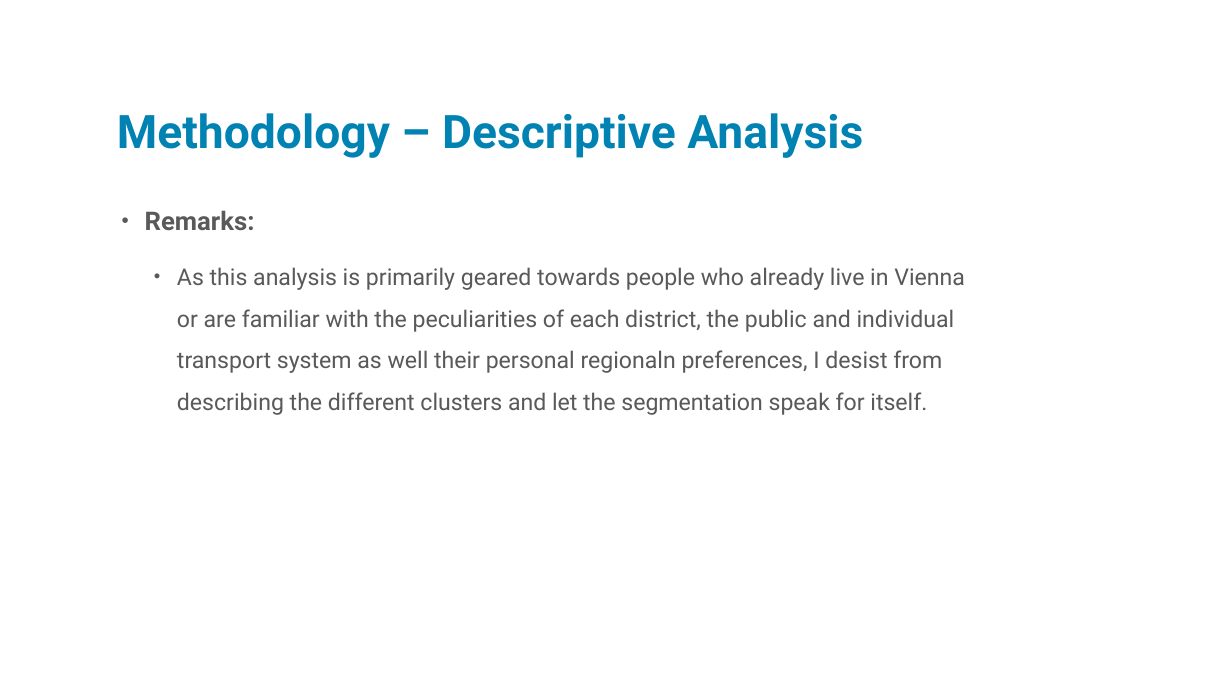
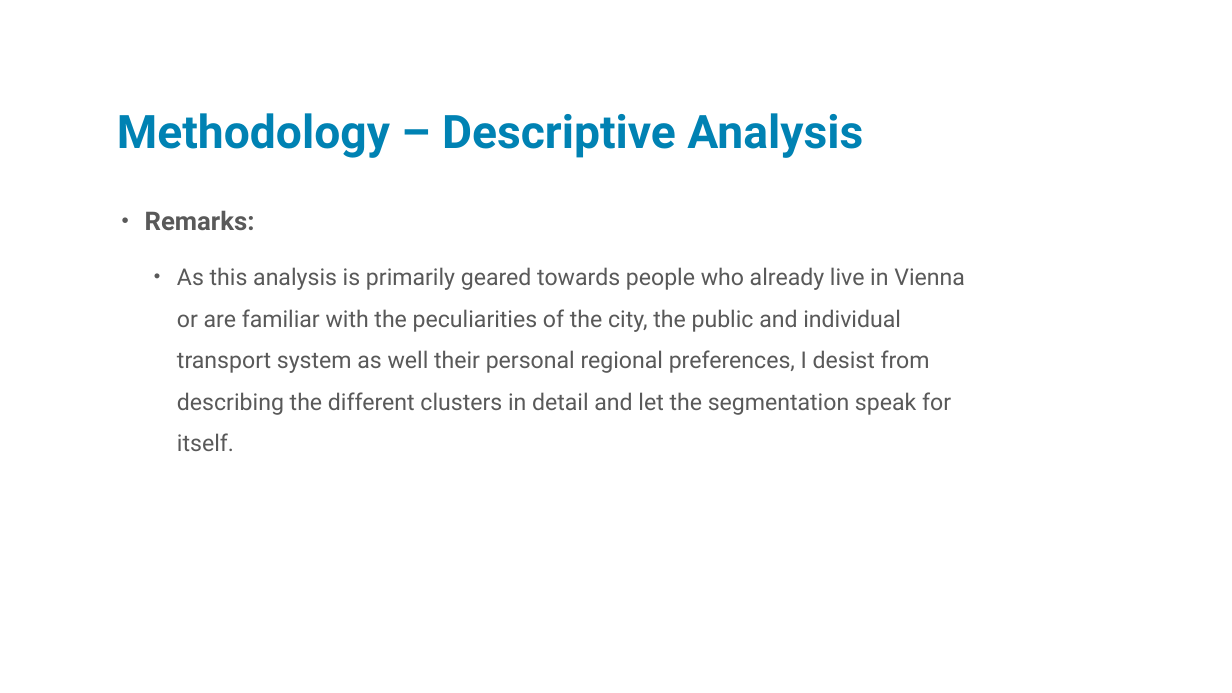
Before and after one commit to pbrachner/Coursera_Capstone, a slide deck: slide 8 of capstone.pptx. Drawn at 1232x693 pixels with LibreOffice and Linux fonts; fonts in the diff are those of the drawing; background and template pictures are left out. Boxes give left, top, right and bottom in pixels: in the first picture for what was removed or moved away, otherwise in the second. Text is boxed around its words. In the diff, an @@ line names an element or a change of style, - is before the commit and + after.

Commit message:
Coursera: Capstone - Vienna Districts

```diff
--- a/capstone.pptx
+++ b/capstone.pptx
@@ text at box(177, 267, 965, 451): text changed @@
-  • As this analysis is primarily geared towards people who already live in Vienna or are familiar with the peculiarities of each district, the public and individual transport system as well their personal regionaln preferences, I desist from describing the different clusters and let the segmentation speak for itself.
+  • As this analysis is primarily geared towards people who already live in Vienna or are familiar with the peculiarities of the city, the public and individual transport system as well their personal regional preferences, I desist from describing the different clusters in detail and let the segmentation speak for itself.
```
Also in this commit, not shown: 4 other slides changed, 5 other files.
